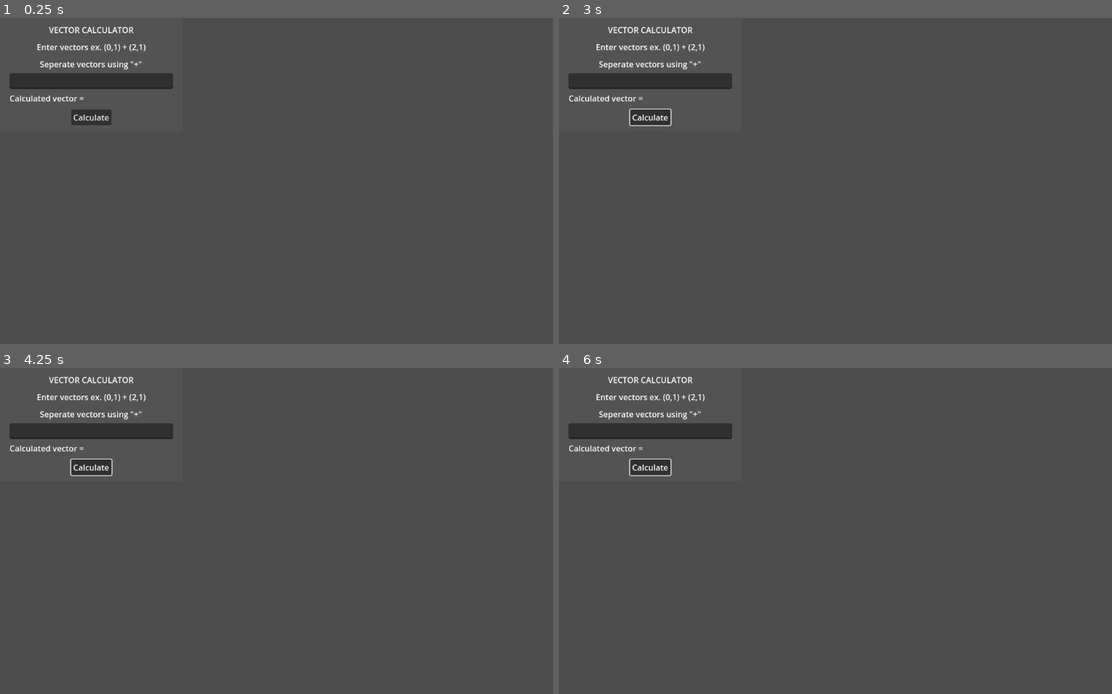
Above: before the commit, frames 1-4 (two rows, left to right).
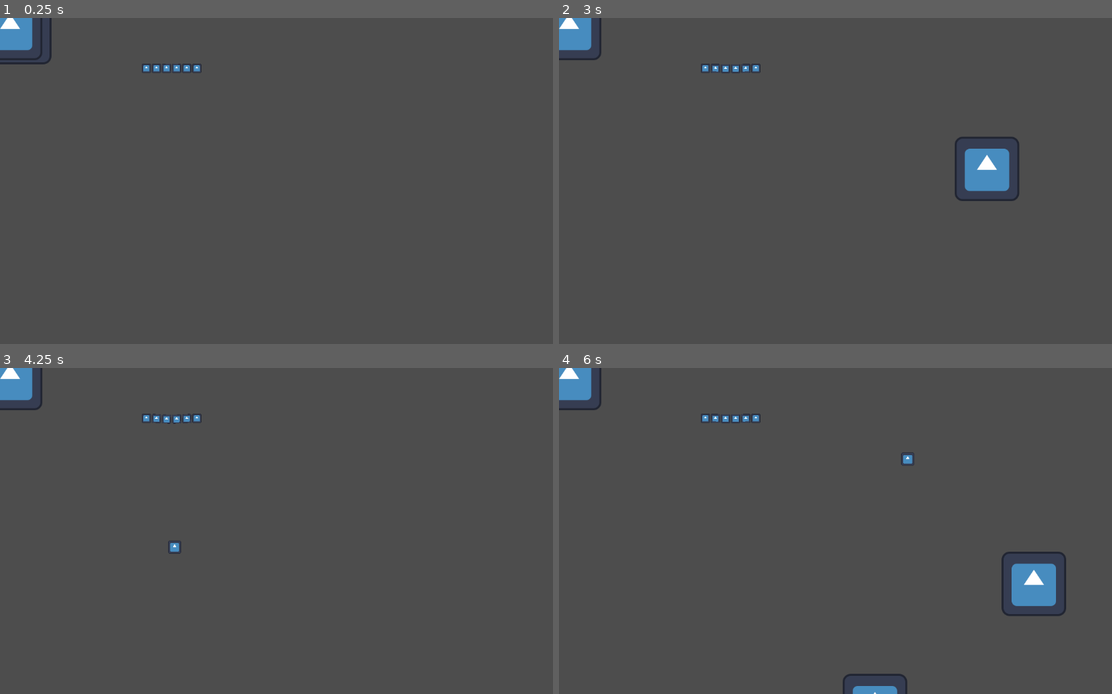
Above: after the commit, the same moments.

Repository: Hugo-Blosse/godot-physics-test
Game: Godot game, scene res://main.tscn
Same seed, same stepped clock (60 frames per second), same inputs: the game is played once before the commit and once after it. Before the commit the project starts from res://vector_calculator.tscn. The engine's default icon, where the game draws it, is replaced by a stand-in: a white triangle on a blue panel in a dark square.
Inputs (mouse positions are in pixels of both pictures, inside the frame that each line leads up to):
- Up to frame 1 (0.25 s): no input
- Up to frame 2 (3 s): click (653, 115) at 0.5 s, where only the run before the commit has a clickable "Calculate"; click (653, 115) at 1.25 s, where only the run before the commit has a clickable "Calculate"; click (653, 115) at 2 s, where only the run before the commit has a clickable "Calculate"; move the mouse to (979, 164) at 2.77 s; tap B (ball) at 2.85 s
- Up to frame 3 (4.25 s): tap F (finish) at 3.05, 3.6 s; move the mouse to (176, 547) at 3.52 s; tap S (start) at 3.8 s
- Up to frame 4 (6 s): tap Enter at 4.25 s; move the mouse to (907, 459) at 4.27 s; tap S (start) at 4.35, 5 s; tap H (add_rope, bound only after the commit) at 4.55, 5.1 s; move the mouse to (818, 596) at 5.02 s; tap B (ball) at 5.3, 5.85 s; move the mouse to (1023, 579) at 5.77 s

The runs differ from the first frame. In frame 1, 3.9% of the frame differs, in the area x 0-37%, y 0-33%; in frame 2, 5.1%; in frame 3, 3.8%; in frame 4, 5.4%, in the area x 0-92%, y 0-100%.
Error before the commit: Invalid access of index '1' on a base object of type: 'PackedStringArray'. (res://VectorCalculator.gd:17)

Commit message:
testing diffrent rope final part object

Diff:
--- a/VectorCalculator.gd
+++ b/VectorCalculator.gd
@@ -2,8 +2,9 @@
 
 
 @onready var line_edit : LineEdit = $ColorRect/MarginContainer/VBoxContainer/LineEdit
+@onready var answear : Label = $ColorRect/MarginContainer/VBoxContainer/Label3
 
-@onready var answear : Label = $ColorRect/MarginContainer/VBoxContainer/Label3
+
 var vectors_values_1 : Array = []
 var vectors_values_2 : Array = []
 
@@ -19,6 +20,9 @@
 	for val in vectors_values_1.size():
 		vector += Vector2(vectors_values_1[val], vectors_values_2[val])
 	answear.text = str("Calculated vector = ", vector)
+	vector = Vector2.ZERO
+	vectors_values_1 = []
+	vectors_values_2 = []
 
 
 func _on_line_edit_text_submitted(new_text):
--- a/project.godot
+++ b/project.godot
@@ -11,7 +11,7 @@
 [application]
 
 config/name="ropetest"
-run/main_scene="res://vector_calculator.tscn"
+run/main_scene="res://main.tscn"
 config/features=PackedStringArray("4.2", "Mobile")
 config/icon="res://icon.svg"
 
@@ -52,6 +52,11 @@
 "events": [Object(InputEventKey,"resource_local_to_scene":false,"resource_name":"","device":-1,"window_id":0,"alt_pressed":false,"shift_pressed":false,"ctrl_pressed":false,"meta_pressed":false,"pressed":false,"keycode":0,"physical_keycode":66,"key_label":0,"unicode":98,"echo":false,"script":null)
 ]
 }
+add_rope={
+"deadzone": 0.5,
+"events": [Object(InputEventKey,"resource_local_to_scene":false,"resource_name":"","device":-1,"window_id":0,"alt_pressed":false,"shift_pressed":false,"ctrl_pressed":false,"meta_pressed":false,"pressed":false,"keycode":0,"physical_keycode":72,"key_label":0,"unicode":104,"echo":false,"script":null)
+]
+}
 
 [rendering]
 
--- a/rope_control.gd
+++ b/rope_control.gd
@@ -4,7 +4,7 @@
 var RopePart = preload("res://rope_part.tscn")
 
 
-var rope_part_length : float = 5.0
+var rope_part_length : float = 10.0
 var rope_parts = []
 var start_angle : float = 0.0
 
@@ -15,9 +15,11 @@
 	if rope_length < 1:
 		return
 	rope_start_part.global_position = rope_starting_position
-	rope_start_part.get_node("PJ").node_a = rope_start_part.get_path()
+	rope_start_part.get_node("Rotation/PJ").node_a = rope_start_part.get_path()
 	rope_final_part.global_position = rope_final_position
 	start_angle = (rope_final_position - rope_starting_position).angle()
+	rope_start_part.get_node("Rotation").rotation = start_angle
+	rope_final_part.get_node("Rotation").rotation = start_angle
 	var rope_part = rope_start_part
 	for part in rope_length:
 		rope_part = create_rope_part(rope_part)
@@ -25,18 +27,22 @@
 		rope_part.id = part
 		rope_parts.append(rope_part)
 		if rope_part.get_node("PJ").global_position.distance_to(rope_final_part.global_position) < rope_part_length:
-			print("Xd")
 			break
 	rope_parts[-1].get_node("PJ").node_b = rope_final_part.get_path()
-	rope_final_part.get_node("PJ").node_a = rope_parts[-1].get_path()
+	rope_final_part.get_node("Rotation/PJ").node_a = rope_parts[-1].get_path()
 	rope_parts[-1].get_node("PJ").node_a = rope_parts[-1].get_path()
 	rope_parts[-1].connected_part = rope_final_part
 
 
 func create_rope_part(last_part) -> RigidBody2D:
-	var joint = last_part.get_node("PJ")
 	var rope_part = RopePart.instantiate()
-	rope_part.global_position = last_part.get_node("PJ").global_position
+	var joint
+	if last_part is StaticBody2D:
+		joint = last_part.get_node("Rotation/PJ")
+		rope_part.global_position = last_part.get_node("Rotation/PJ").global_position
+	else:
+		joint = last_part.get_node("PJ")
+		rope_part.global_position = last_part.get_node("PJ").global_position
 	rope_part.rotation = start_angle
 	rope_part.connected_part = last_part
 	add_child(rope_part)
@@ -45,8 +51,5 @@
 	return rope_part
 
 func rope_breaks(id : int) -> void:
-	if rope_parts[id+1]:
-		print(id)
-		print(rope_parts[id+1])
-		print(rope_parts[id+1].broken)
+	if id != rope_parts[-1].id:
 		rope_parts[id+1].broken = true
--- a/rope_part.gd
+++ b/rope_part.gd
@@ -10,7 +10,6 @@
 
 
 func _physics_process(delta):
-	print(global_position.distance_to(connected_part.global_position))
 	if global_position.distance_to(connected_part.global_position) >= 20 && !broken:
 		pj.set_node_b("")
 		get_parent().rope_breaks(id)
--- a/rope_part_1.tscn
+++ b/rope_part_1.tscn
@@ -12,11 +12,13 @@
 [node name="CollisionShape2D" type="CollisionShape2D" parent="."]
 shape = SubResource("CircleShape2D_lm46i")
 
-[node name="PJ" type="PinJoint2D" parent="."]
-position = Vector2(10, 0)
-node_a = NodePath("..")
-node_b = NodePath("..")
-
 [node name="Sprite2D" type="Sprite2D" parent="."]
 scale = Vector2(0.2, 0.2)
 texture = ExtResource("1_gjjhj")
+
+[node name="Rotation" type="Node2D" parent="."]
+
+[node name="PJ" type="PinJoint2D" parent="Rotation"]
+position = Vector2(10, 0)
+node_a = NodePath("../..")
+node_b = NodePath("../..")
--- a/rope_part_2.tscn
+++ b/rope_part_2.tscn
@@ -16,6 +16,8 @@
 scale = Vector2(0.2, 0.2)
 texture = ExtResource("1_cdvue")
 
-[node name="PJ" type="PinJoint2D" parent="."]
+[node name="Rotation" type="Node2D" parent="."]
+
+[node name="PJ" type="PinJoint2D" parent="Rotation"]
 position = Vector2(-10, 0)
-node_b = NodePath("..")
+node_b = NodePath("../..")
--- a/test.gd
+++ b/test.gd
@@ -9,24 +9,55 @@
 
 var starting_position : Vector2
 var final_position : Vector2
+var rope_preview
 
 
 func _input(event):
 	if Input.is_action_just_pressed("start"):
+		if rope_preview:
+			rope_preview.queue_free()
 		starting_position = get_viewport().get_mouse_position()
+		rope_preview = RopePartStart.instantiate()
+		rope_preview.global_position = starting_position
+		add_child(rope_preview)
 	if Input.is_action_just_pressed("finish"):
 		if starting_position != Vector2.ZERO:
 			final_position = get_viewport().get_mouse_position()
 			var rope = RopeControl.instantiate()
 			add_child(rope)
+			remove_child(rope_preview)
 			var rope_start_part = RopePartStart.instantiate()
 			rope.add_child(rope_start_part)
-			rope_start_part.get_node("PJ").node_a = rope_start_part.get_path()
 			rope_start_part.global_position = starting_position
 			var rope_final_part = RopePartFinal.instantiate()
 			rope.add_child(rope_final_part)
 			rope_final_part.global_position = final_position
 			rope.create_rope(starting_position, final_position, rope_start_part, rope_final_part)
+			starting_position = Vector2.ZERO
+	if Input.is_action_just_pressed("add_rope"):
+		if starting_position != Vector2.ZERO:
+			final_position = get_viewport().get_mouse_position()
+			var closest_object = rope_preview
+			for child in get_children():
+				if (child.get_class() != "Node2D" && child.get_class() != "Control") && final_position.distance_to(child.global_position) < final_position.distance_to(closest_object.global_position):
+					closest_object = child
+			var rope = RopeControl.instantiate()
+			add_child(rope)
+			remove_child(rope_preview)
+			var rope_start_part = RopePartStart.instantiate()
+			rope.add_child(rope_start_part)
+			rope_start_part.global_position = starting_position
+			var rot = Node2D.new()
+			rot.name = "Rotation"
+			rot.global_position = closest_object.global_position
+			var pj = PinJoint2D.new()
+			pj.name = "PJ"
+			rot.add_child(pj)
+			pj.global_position = rot.global_position
+			closest_object.add_child(rot)
+			remove_child(closest_object)
+			rope.add_child(closest_object)
+			rope.create_rope(starting_position, closest_object.global_position, rope_start_part, closest_object)
 			starting_position = Vector2.ZERO
 	if Input.is_action_just_pressed("clear"):
 		starting_position = Vector2.ZERO
--- a/test.tscn
+++ b/test.tscn
@@ -1,10 +1,25 @@
-[gd_scene load_steps=3 format=3 uid="uid://dm6edssnsvqga"]
+[gd_scene load_steps=6 format=3 uid="uid://dm6edssnsvqga"]
 
 [ext_resource type="PackedScene" uid="uid://cha8rf2rp3kby" path="res://rope.tscn" id="1_gs05i"]
 [ext_resource type="Script" path="res://test.gd" id="1_sgbw4"]
+[ext_resource type="Texture2D" uid="uid://puc10aemwar4" path="res://icon.svg" id="4_cdim4"]
+[ext_resource type="PackedScene" uid="uid://b65tepsc53jqg" path="res://ball.tscn" id="4_hv5p2"]
+
+[sub_resource type="SeparationRayShape2D" id="SeparationRayShape2D_l4jw1"]
 
 [node name="test" type="Node2D"]
 script = ExtResource("1_sgbw4")
 
 [node name="Rope" parent="." instance=ExtResource("1_gs05i")]
 position = Vector2(190, 100)
+
+[node name="Ball" parent="." instance=ExtResource("4_hv5p2")]
+
+[node name="StaticBody2D" type="StaticBody2D" parent="."]
+position = Vector2(20, 20)
+
+[node name="CollisionShape2D" type="CollisionShape2D" parent="StaticBody2D"]
+shape = SubResource("SeparationRayShape2D_l4jw1")
+
+[node name="Sprite2D" type="Sprite2D" parent="StaticBody2D"]
+texture = ExtResource("4_cdim4")
